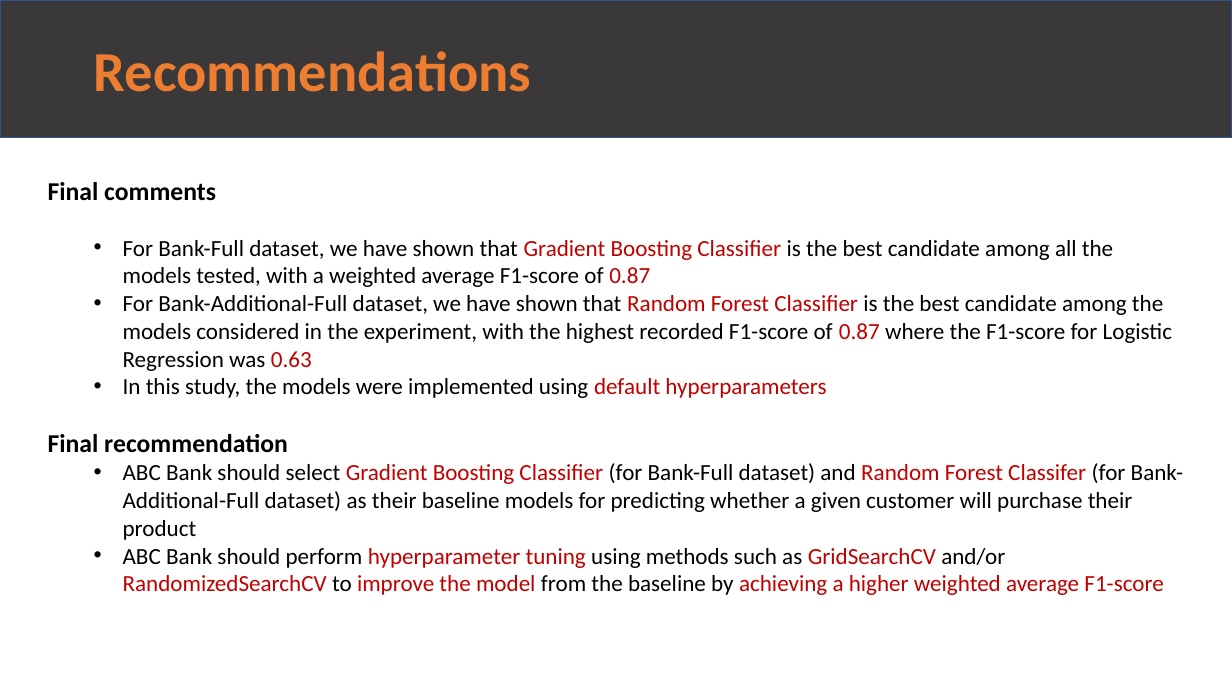
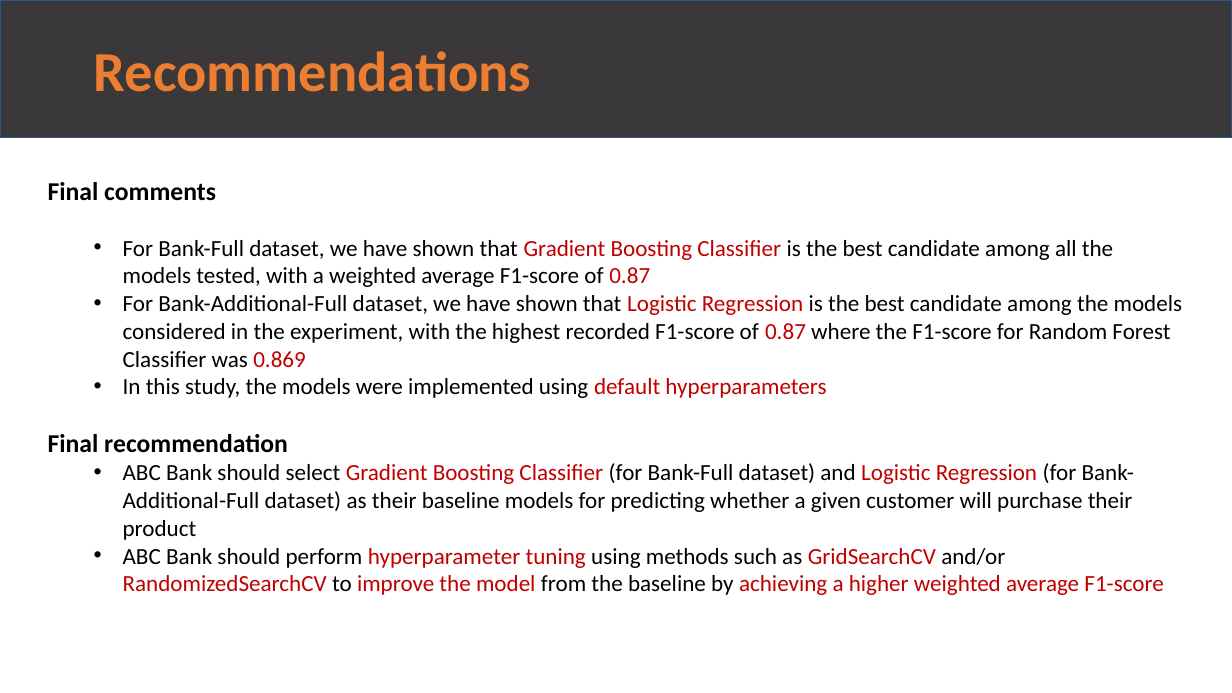
Before and after one commit to rirumel/data_science_bank_marketing_Campaign, a slide deck: slide 12 of presentation/week13_final_presentation.pptx. Drawn at 1232x693 pixels with LibreOffice and Linux fonts; fonts in the diff are those of the drawing. Boxes give left, top, right and bottom in pixels: in the first picture for what was removed or moved away, otherwise in the second. Text is boxed around its words. In the diff, an @@ line names an element or a change of style, - is before the commit and + after.

```diff
--- a/presentation/week13_final_presentation.pptx
+++ b/presentation/week13_final_presentation.pptx
@@ text at box(123, 295, 1183, 367): text changed @@
-  • For Bank-Additional-Full dataset, we have shown that Random Forest Classifier is the best candidate among the models considered in the experiment, with the highest recorded F1-score of 0.87 where the F1-score for Logistic Regression was 0.63
+  • For Bank-Additional-Full dataset, we have shown that Logistic Regression is the best candidate among the models considered in the experiment, with the highest recorded F1-score of 0.87 where the F1-score for Random Forest Classifier was 0.869
@@ text at box(123, 463, 1134, 540): text changed @@
-  • ABC Bank should select Gradient Boosting Classifier (for Bank-Full dataset) and Random Forest Classifer (for Bank-Additional-Full dataset) as their baseline models for predicting whether a given customer will purchase their product
+  • ABC Bank should select Gradient Boosting Classifier (for Bank-Full dataset) and Logistic Regression (for Bank-Additional-Full dataset) as their baseline models for predicting whether a given customer will purchase their product
```
Also in this commit, not shown: 2 other slides changed, 2 other files.
